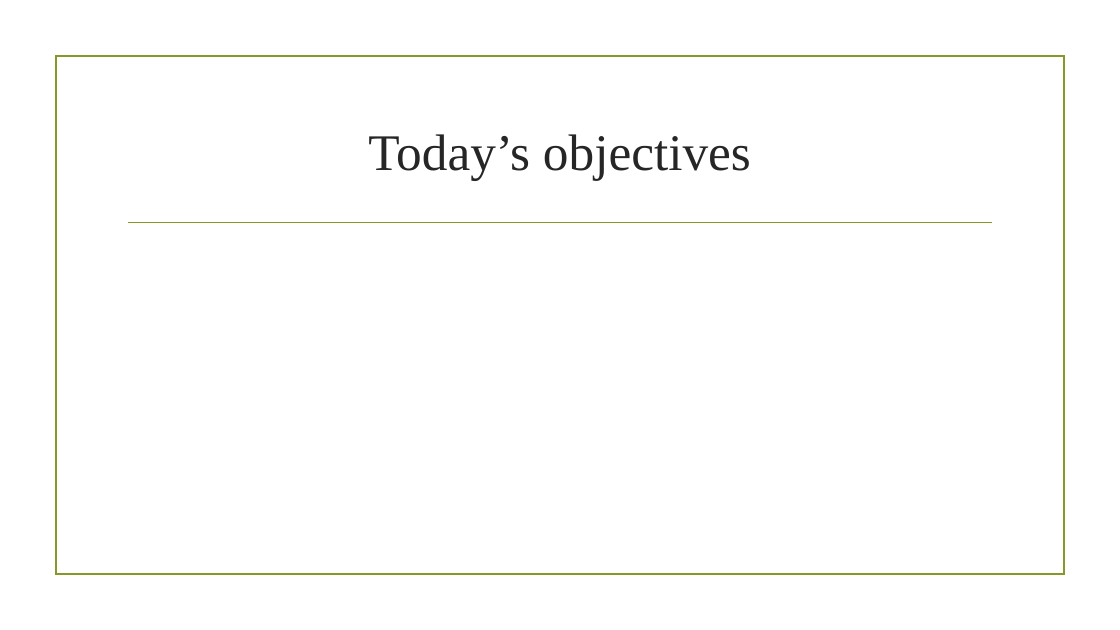
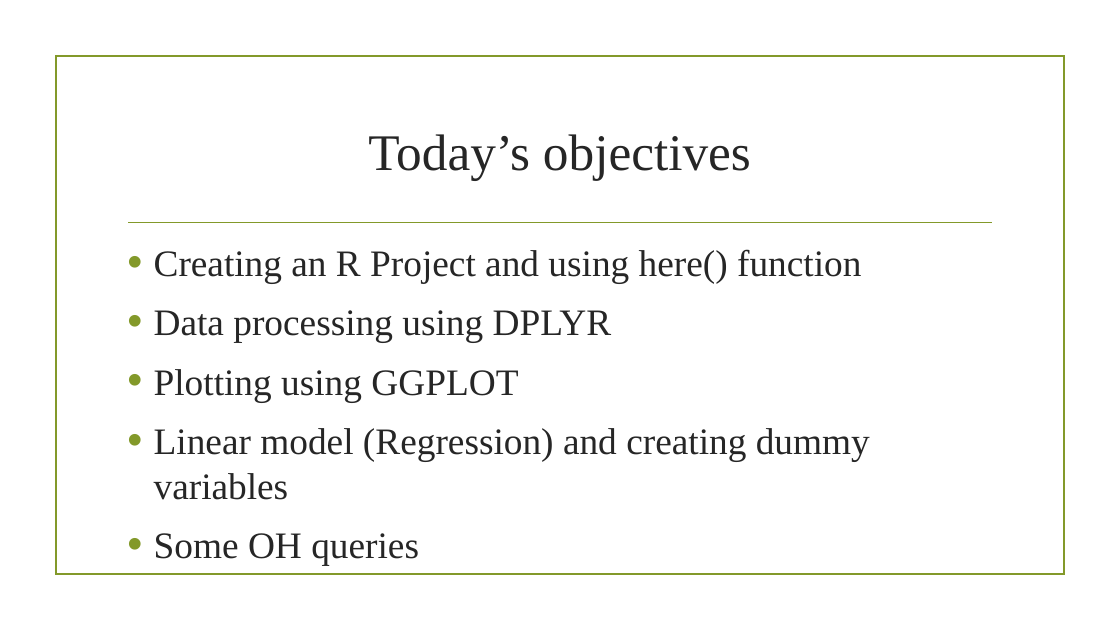
Before and after one commit to riyaeliza123/FRE-501-Labs, a slide deck: slide 3 of Lab 2/Lab 2.pptx. Drawn at 1120x630 pixels with LibreOffice and Linux fonts; fonts in the diff are those of the drawing; background and template pictures are left out. Boxes give left, top, right and bottom in pixels: in the first picture for what was removed or moved away, otherwise in the second. Text is boxed around its words. In the diff, an @@ line names an element or a change of style, - is before the commit and + after.

Commit message:
PPT and content done

```diff
--- a/Lab 2/Lab 2.pptx
+++ b/Lab 2/Lab 2.pptx
@@ text added at [154, 249, 870, 559], 32 pt, text #262626 @@
+• Creating an R Project and using here() function
+• Data processing using DPLYR
+• Plotting using GGPLOT
+• Linear model (Regression) and creating dummy variables
+• Some OH queries
```
Also in this commit, not shown: 8 other files.
